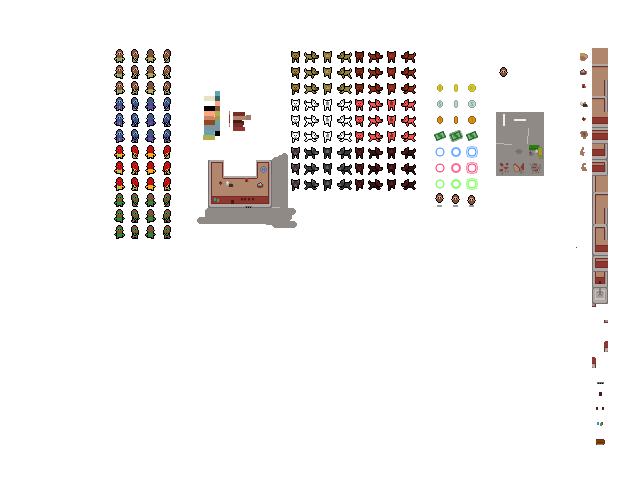
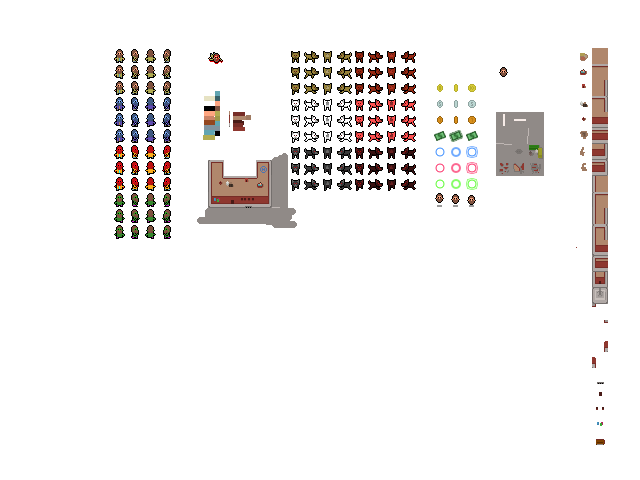
Revision of a layered 640 × 480 image; what changed, layer by layer:
renamed "Layer 3" to "Layer 5", painted on it over [208, 52, 223, 64]
removed layer "Layer 2" over [208, 52, 223, 64]
